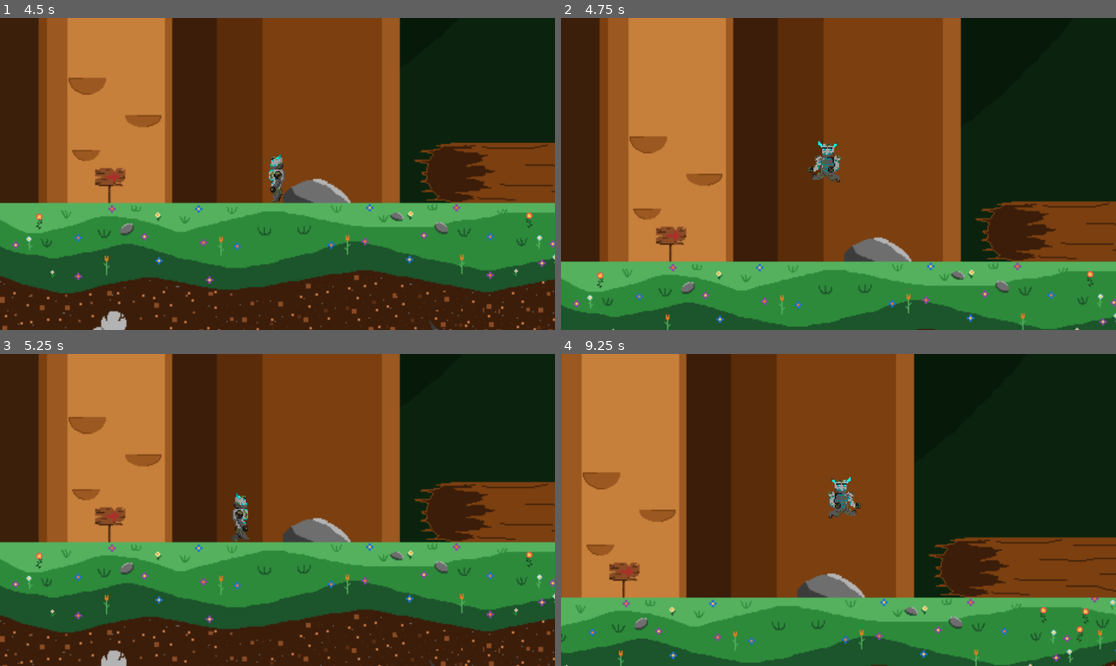
Above: before the commit, frames 1-4 (two rows, left to right).
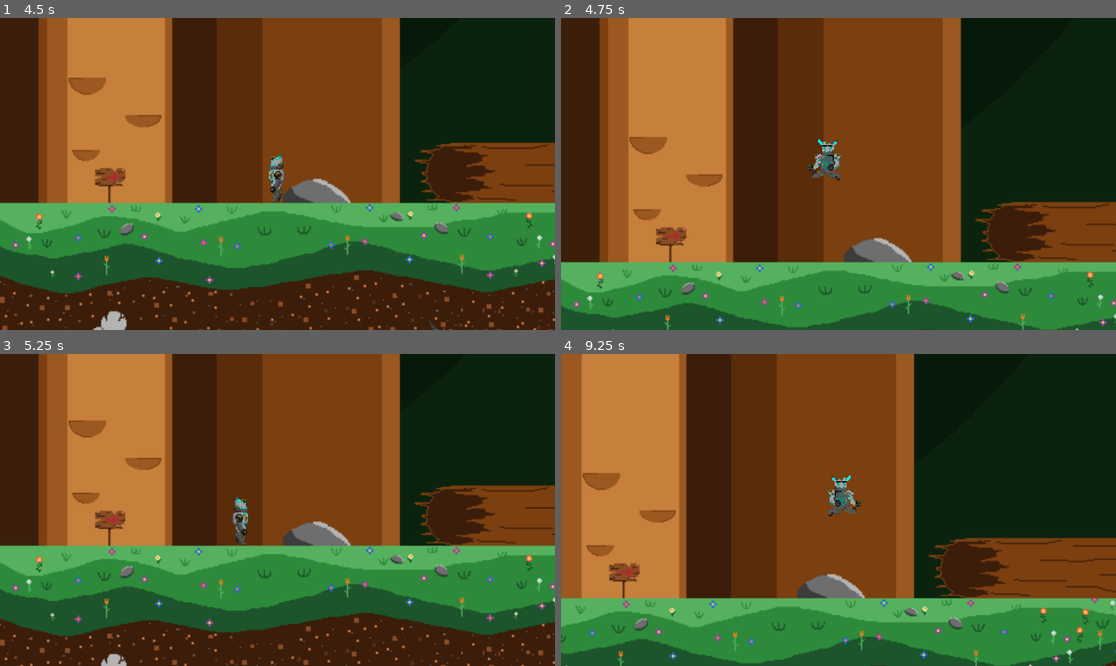
Above: after the commit, the same moments.

Repository: Eric-NS/KhaosDoom-Remaster
Game: Godot game, scene res://scenes/stage1.tscn
The game is run twice, just before and just after one commit, with the same random seed, the same clock (stepped at 60 frames per second) and the same inputs. The project has no main scene, so this scene is started directly.
Inputs:
- Up to frame 1 (4.5 s): hold W (jump) 0.53-1.28 s; hold D (right) 0.53-2.03 s; tap P (melee) at 1.35, 3.6 s; tap W (jump) at 1.52, 1.55, 1.82, 2.85, 3.02, 3.32 s; hold A (left) 2.03-2.78 s; hold W (jump) 2.03-2.78 s; tap Q (special) at 2.1, 4.35 s; hold D (right) 2.78-4.28 s; hold W (jump) 3.53-4.28 s; hold A (left) from 4.28 s (still down)
- Up to frame 2 (4.75 s): keep holding A (left); tap W (jump) at 4.52, 4.55 s
- Up to frame 3 (5.25 s): tap W (jump) at 4.82 s; release A (left) at 5.03 s; hold D (right) from 5.03 s (still down); hold W (jump) from 5.03 s (still down)
- Up to frame 4 (9.25 s): release D (right) at 5.78 s; release W (jump) at 5.78 s; hold A (left) 5.78-7.28 s; tap P (melee) at 5.85, 8.1 s; tap W (jump) at 6.02, 6.05, 6.32, 7.35, 7.52, 7.82, 9.02, 9.05 s; hold W (jump) 6.53-7.28 s; tap Q (special) at 6.6, 8.85 s; hold D (right) from 7.28 s (still down); hold W (jump) 8.03-8.78 s

Frame 1 is identical in both runs. In frame 2, 2.1% of the frame differs, in the area x 0-100%, y 37-100%; in frame 3, 10%, in the area x 0-100%, y 20-100%; in frame 4, 2.3%.

Commit message:
mejore el salto

Diff:
--- a/scripts/player.gd
+++ b/scripts/player.gd
@@ -15,16 +15,19 @@
 
 func recoil():
 	if $Sprite2D.flip_h == false:
+		velocity.x -= (30 * speed) / 7
+	else:
 		velocity.x += (30 * speed) / 7
+	if is_on_floor():
+		velocity.y -= jump_force
 	else:
-		velocity.x -= (30 * speed) / 7
-
+		velocity.y -= jump_force * 1.3
 
 
 func _on_jump_height_timeout():
 	if (not Input.is_action_pressed("jump")):
 		if (velocity.y < -min_jump):
-			velocity.y = -min_jump
+			velocity.y += 180
 	else:
 		pass
 
@@ -144,11 +147,7 @@
 		state="ouch"
 
 		#print(hp)
-		velocity.y -= jump_force
-		if velocity.x < 0:
-			velocity.x += 2* speed
-		else:
-			velocity.x -= 2 * speed
+		recoil()
 
 
 
